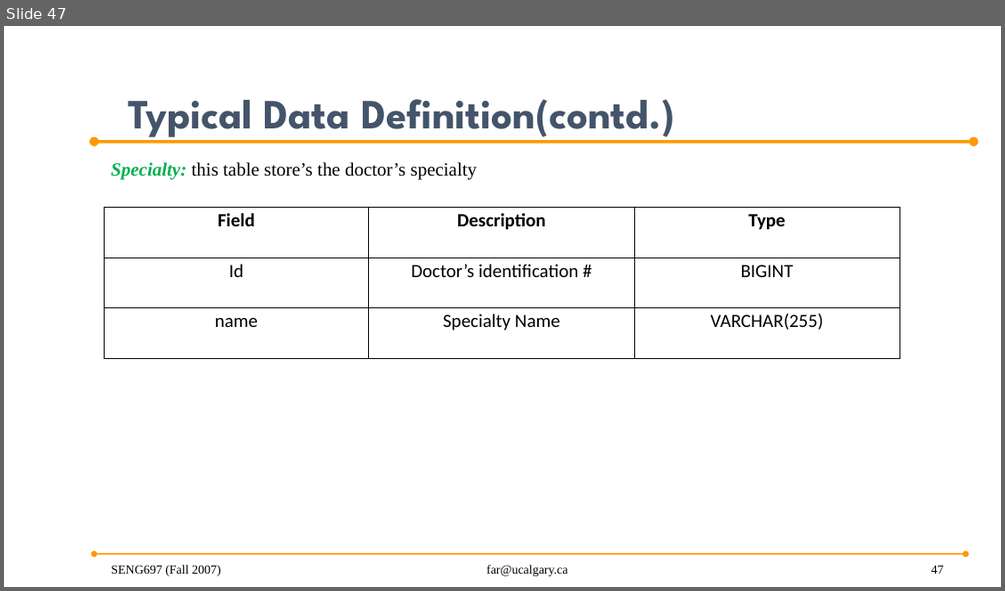
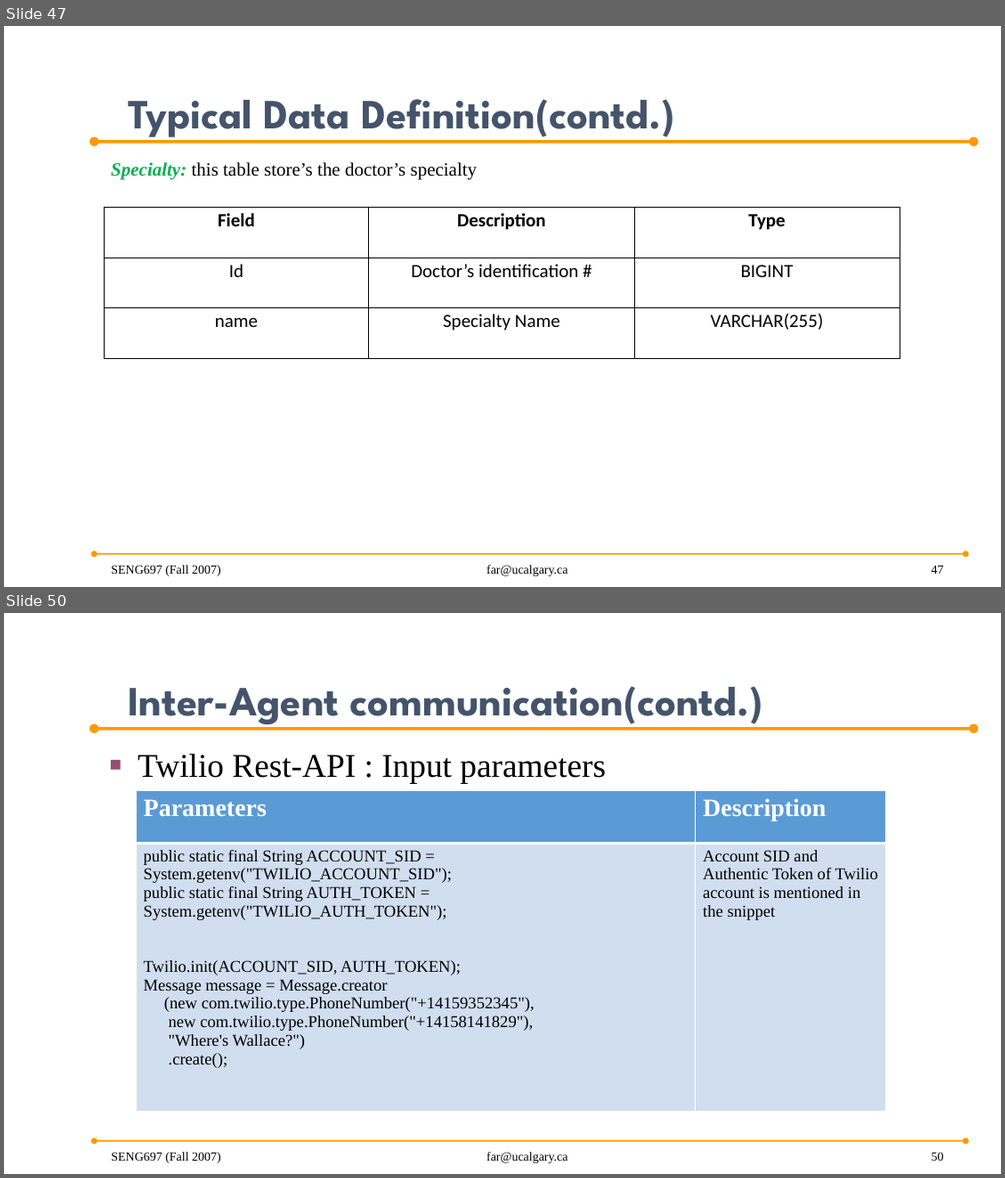
Before and after one commit to anish30145784/SENG696_GroupD, a slide deck: GroupD_ProjectPresentation .pptx. Shown one above the other, each under a label of ours: slide 47 before the commit, slides 47 and 50 after it; the slides between them are not shown. The pictures are 1005x591 and 1005x1178 pixels, drawn with LibreOffice and Linux fonts; fonts in the diff are those of the drawing; background and template pictures are left out. Boxes give left, top, right and bottom in pixels: in the first picture for what was removed or moved away, otherwise in the second. Text is boxed around its words. In the diff, an @@ line names an element or a change of style, - is before the commit and + after.

Commit message:
made some layout changes and added description for the inter agent communication

```diff
--- a/GroupD_ProjectPresentation .pptx
+++ b/GroupD_ProjectPresentation .pptx
@@ slide 50 added at (4,613,1001,1174), background picture (left out); not listed: 2 template elements that a slide beside it also shows @@
@@ title added at (128,686,763,728), 40 pt, text #44546A, bold @@
+Inter-Agent communication(contd.)
@@ text added at (138,754,606,784), 32 pt, text #000000 @@
+■ Twilio Rest-API : Input parameters
@@ table added at (137,791,886,1111), 2 rows, 2 columns @@
+Parameters | Description
+public static final String ACCOUNT_SID = System.getenv("TWILIO_ACCOUNT_SID"); / public static final String AUTH_TOKEN = System.getenv("TWILIO_AUTH_TOKEN"); / Twilio.init(ACCOUNT_SID, AUTH_TOKEN); / Message message = Message.creator / (new com.twilio.type.PhoneNumber("+14159352345"), / new com.twilio.type.PhoneNumber("+14158141829"), / "Where's Wallace?") / .create(); | Account SID and Authentic Token of Twilio account is mentioned in the snippet
@@ text added at (111,1151,221,1163), 12 pt, text #000000 @@
+SENG697 (Fall 2007)
@@ text added at (486,1151,567,1163), 12 pt, text #000000 @@
+far@ucalgary.ca
@@ page number added at (931,1151,944,1160), 12 pt, text #000000 @@
+50
```
Also in this commit, not shown: 10 slides changed, 2 other slides added, 7 other files.
